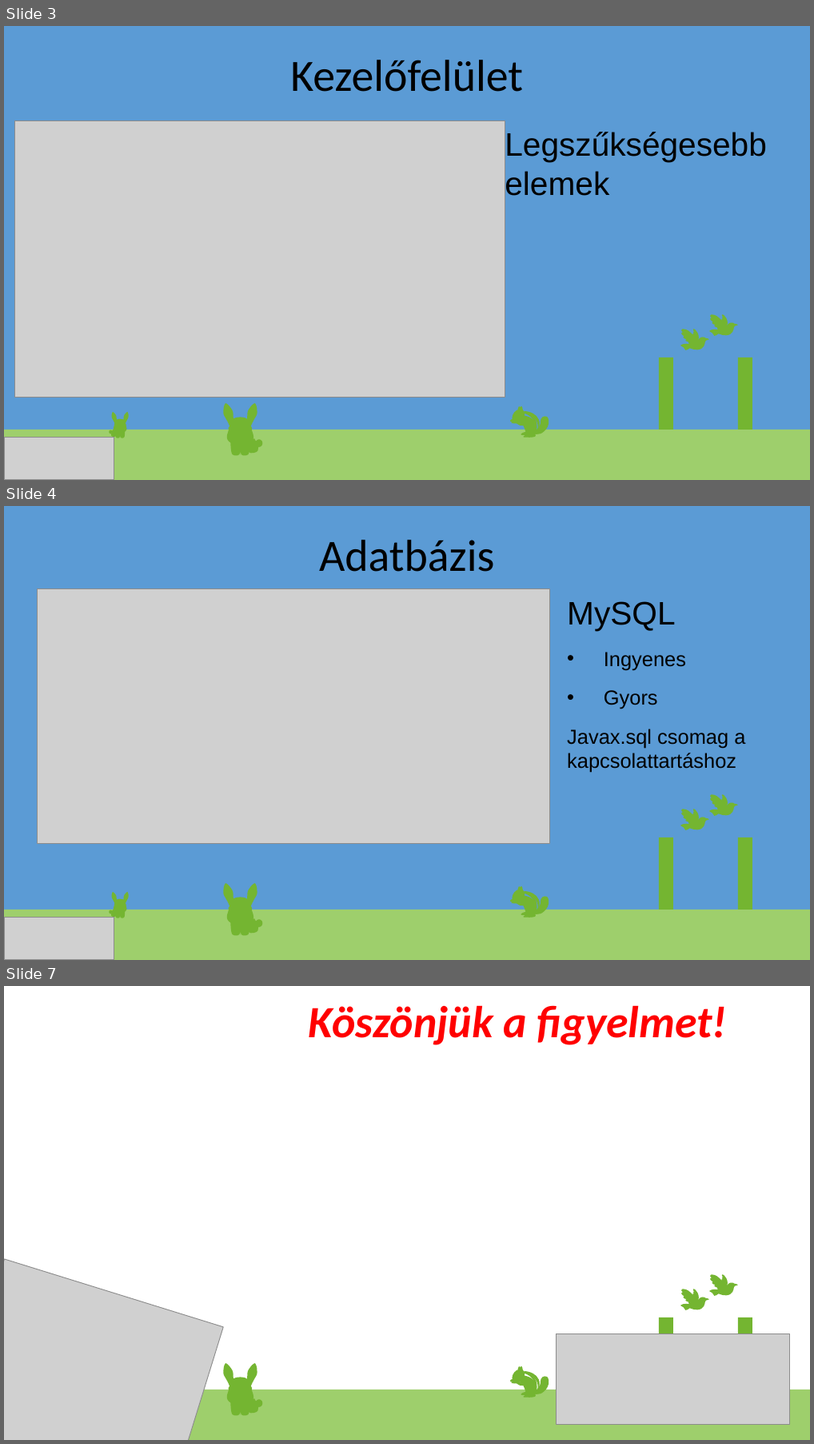
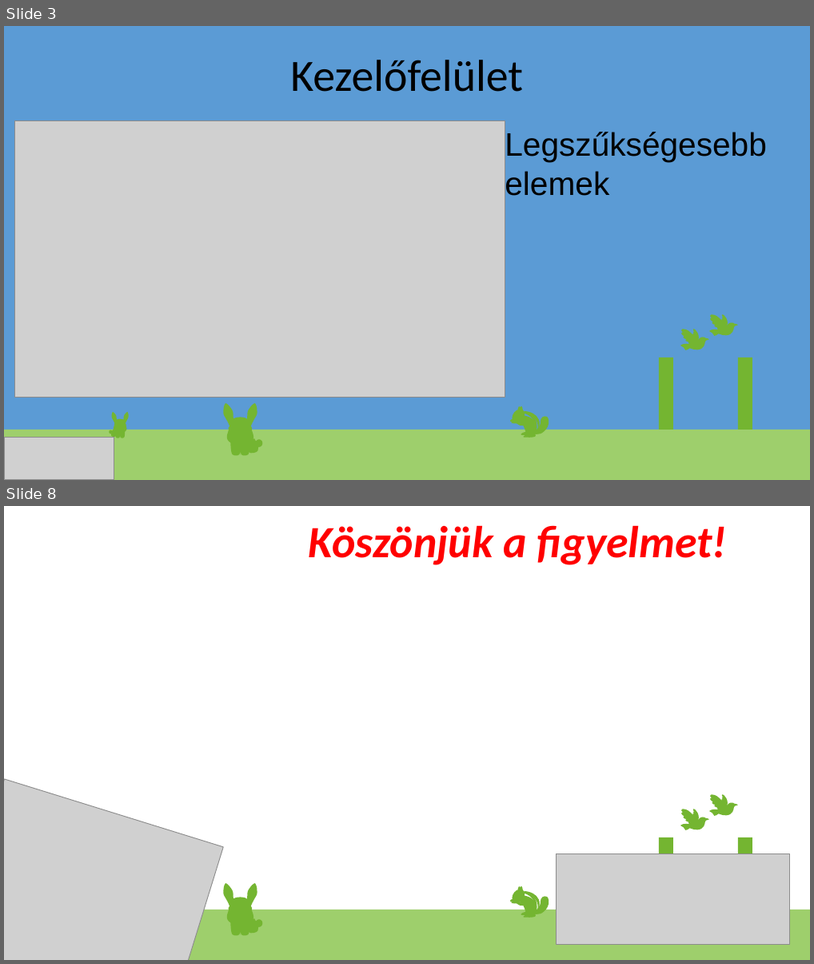
Before and after one commit to NRobert-jmdrgg/KoviUbiSoft, a slide deck: KoviUbiSoft_prez3ideiglenes.pptx. Shown one above the other, each under a label of ours: slides 3, 4 and 7 before the commit, slides 3 and 8 after it; the slides between them are not shown. The pictures are 814x1444 and 814x964 pixels, drawn with LibreOffice and Linux fonts; fonts in the diff are those of the drawing; grey boxes stand for pictures; background and template pictures are left out. Boxes give left, top, right and bottom in pixels: in the first picture for what was removed or moved away, otherwise in the second. Text is boxed around its words. In the diff, an @@ line names an element or a change of style, - is before the commit and + after.

```diff
--- a/KoviUbiSoft_prez3ideiglenes.pptx
+++ b/KoviUbiSoft_prez3ideiglenes.pptx
@@ slide 4 removed at (4, 506, 810, 960), background #5B9BD5; not listed: 80 template elements that a slide beside it also shows @@
@@ title removed at (319, 540, 494, 572) @@
-Adatbázis
@@ picture removed at (37, 588, 550, 844) @@
@@ text removed at (567, 601, 746, 772) @@
-MySQL
-• Ingyenes
-• Gyors
-Javax.sql csomag a kapcsolattartáshoz
@@ picture removed at (4, 917, 114, 960) @@
@@ what was slide 7 is now slide 8 @@
```
Also in this commit, not shown: 2 slides changed, 2 slides added, 3 other files.
